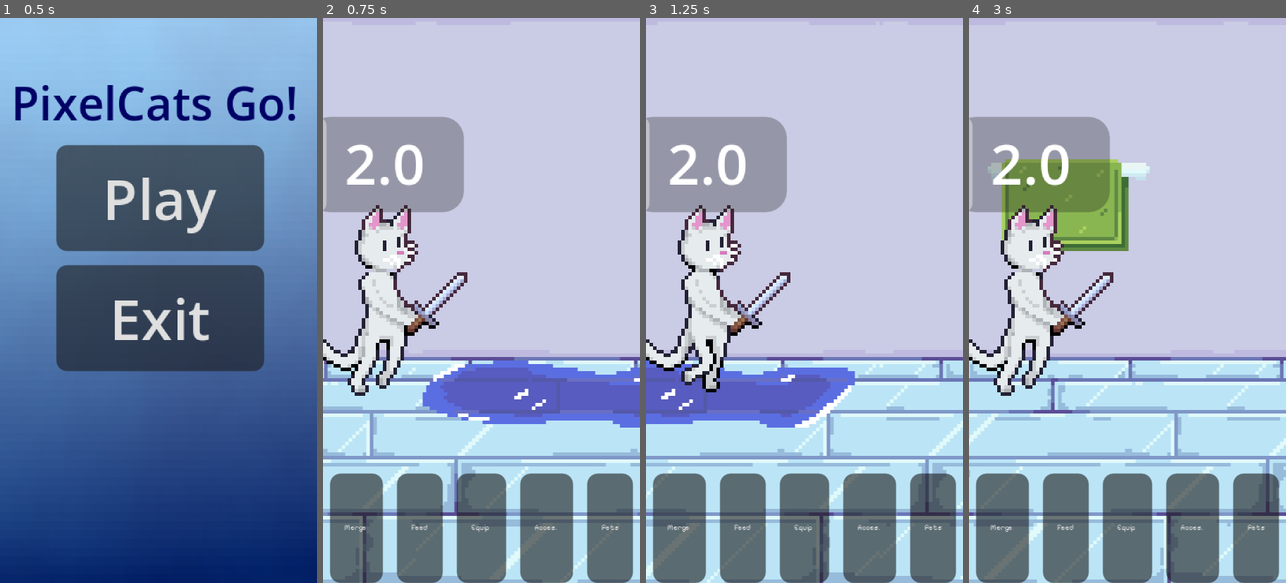
Above: before the commit, frames 1-4 (left to right).
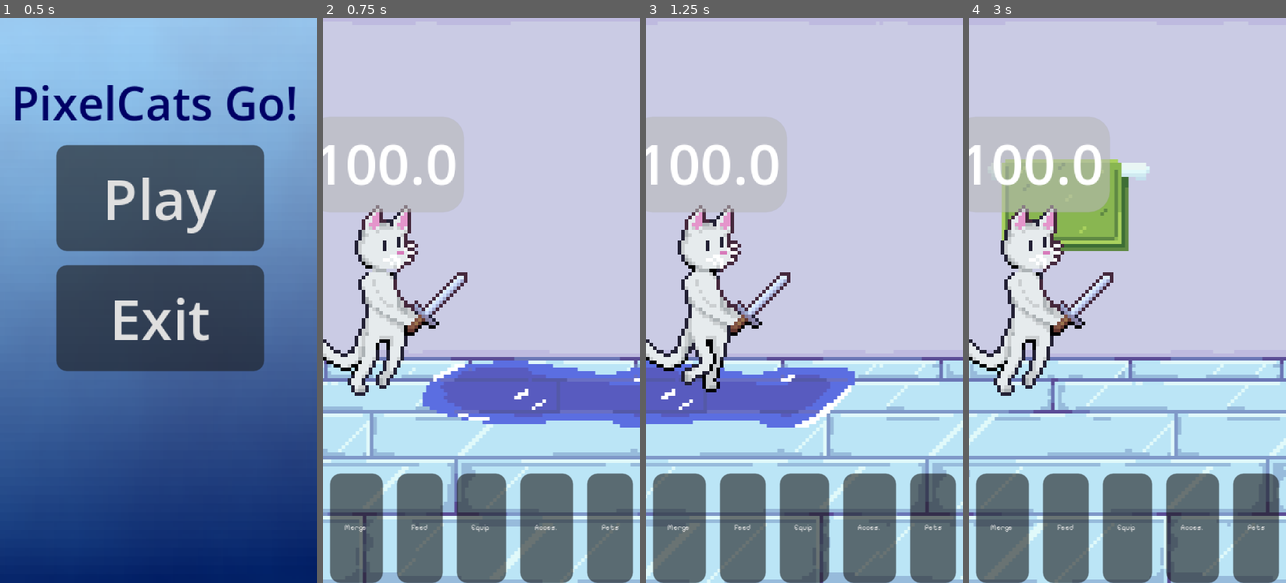
Above: after the commit, the same moments.

Repository: Maksim3l/PixelCats-Go
Game: Godot game, scene res://screens/title_screen.tscn
The game is run twice, just before and just after one commit, with the same random seed, the same clock (stepped at 60 frames per second) and the same inputs.
Inputs:
- Up to frame 1 (0.5 s): no input
- Up to frame 2 (0.75 s): click "Play" at 0.5 s
- Up to frame 3 (1.25 s): no input
- Up to frame 4 (3 s): hold Right (move_right) 1.28-2.03 s; hold Left (move_left) 2.03-2.78 s; hold Right (move_right) from 2.78 s (still down)

Frame 1 is identical in both runs. In frame 2, 6.9% of the frame differs, in the area x 0-45%, y 17-35%; in frame 3, 6.9%; in frame 4, 7.0%.

Commit message:
assets: (visual, data) added the cut apart assets for MC
did it for all the animations

Diff:
--- a/data/PlayerSave.tres
+++ b/data/PlayerSave.tres
@@ -5,12 +5,12 @@
 [resource]
 script = ExtResource("1_pq5a0")
 max_health = 100
-current_health = -3
-attack = 10
-defense = 5
-gold = 0
-experience = 0
+current_health = 0
+attack = 12
+defense = 6
+gold = 10
+experience = 20
 level = 1
 arena_level = 0
-energy = 1
+energy = -2
 position = Vector2(0, 0)
--- a/scripts/creature/player.gd
+++ b/scripts/creature/player.gd
@@ -201,7 +201,7 @@
 	# Apply the data to the player
 	data.apply_to_player(self)
 
-	current_health = 2
+	current_health = 100
 	health_bar.value = current_health
 
 	print("Game loaded successfully")
Binary file added: characters/main/attack_cut.aseprite
Binary file added: characters/main/attack_cut/arm_back.png
Binary file added: characters/main/attack_cut/arm_front.png
Binary file added: characters/main/attack_cut/head.png
Binary file added: characters/main/attack_cut/item.png
Binary file added: characters/main/attack_cut/leg_back.png
Binary file added: characters/main/attack_cut/leg_front.png
Binary file added: characters/main/attack_cut/tail.png
Binary file added: characters/main/attack_cut/torso.png
Binary file added: characters/main/idle_breathing_cut.aseprite
Binary file added: characters/main/idle_breathing_cut/arm_back.png
Binary file added: characters/main/idle_breathing_cut/arm_front.png
(and 21 more such lines)
